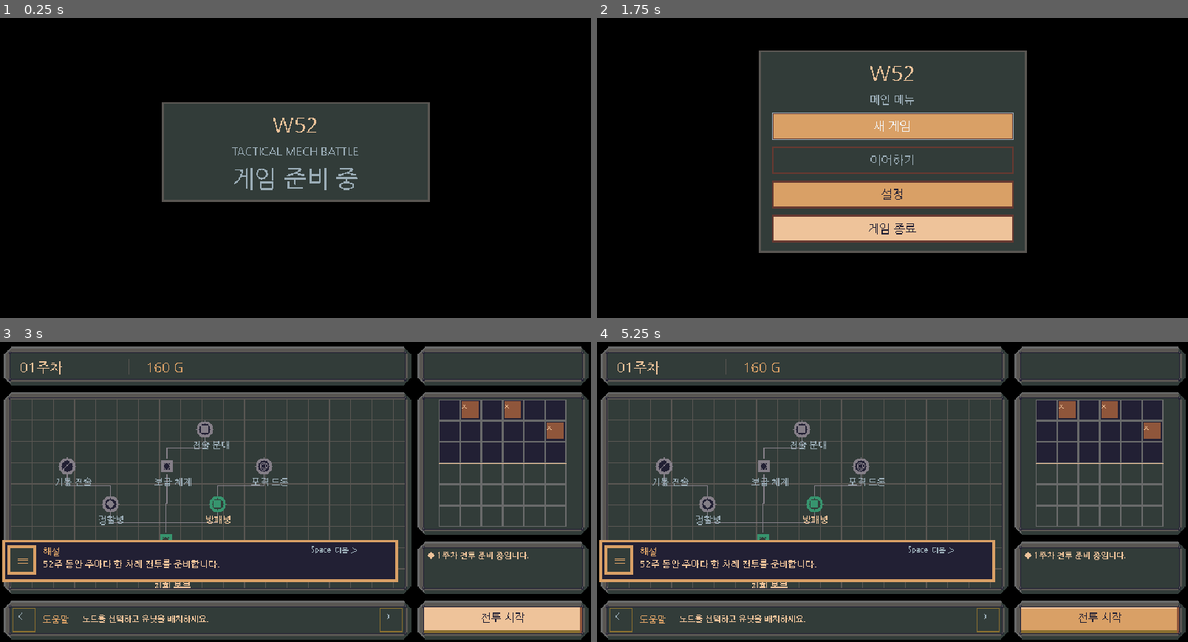
Above: before the commit, frames 1-4 (two rows, left to right).
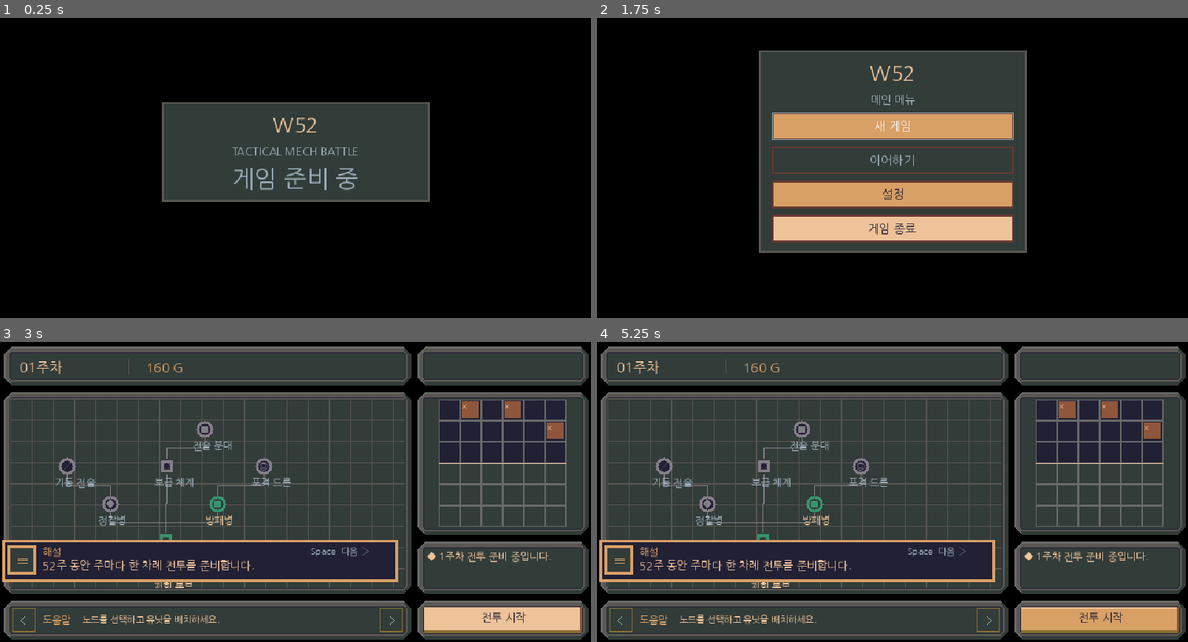
Above: after the commit, the same moments.

Repository: xcliming-svg/w52
Game: Godot game, scene res://main.tscn
Same seed, same stepped clock (60 frames per second), same inputs: the game is played once before the commit and once after it.
Inputs (mouse positions are in pixels of both pictures, inside the frame that each line leads up to):
- Up to frame 1 (0.25 s): no input
- Up to frame 2 (1.75 s): tap Enter at 0.5 s; move the mouse to (1022, 135) at 0.52 s; click (1022, 135) at 0.67 s; tap Space at 0.77, 1.25 s; drag from (774, 168) to (862, 219) at 1.27 s
- Up to frame 3 (3 s): click "새 게임" at 2 s; click (502, 621) at 2.75 s
- Up to frame 4 (5.25 s): click (1099, 621) at 3.5 s; click (1099, 621) at 4.25 s; tap Enter at 5 s; move the mouse to (892, 477) at 5.02 s; click (892, 477) at 5.17 s

The runs differ from the first frame. In frame 1, 0.4% of the frame differs, in the area x 39-61%, y 33-58%; in frame 2, 0.5%; in frame 3, 2.4%, in the area x 1-99%, y 3-98%; in frame 4, 2.4%.

Commit message:
fix(devel): repair 640px Web canvas, bevel screws and Korean type

Diff:
--- a/main.gd
+++ b/main.gd
@@ -23,8 +23,11 @@
 
 
 func _ready() -> void:
-    # Rasterize glyphs in solid pixels on PC and Web, including CJK fallbacks.
-    KOREAN_UI_FONT.set("antialiasing", TextServer.FONT_ANTIALIASING_NONE)
+    # Grayscale coverage repairs small Korean outline strokes at 640x360.
+    # Bevels and viewport scaling remain pixel-aligned and unfiltered.
+    KOREAN_UI_FONT.set("antialiasing", TextServer.FONT_ANTIALIASING_GRAY)
+    KOREAN_UI_FONT.set("hinting", TextServer.HINTING_NORMAL)
+    KOREAN_UI_FONT.set("subpixel_positioning", TextServer.SUBPIXEL_POSITIONING_DISABLED)
     # Web builds do not reliably provide system CJK font fallbacks.
     # Include only the licensed Nanum Gothic Unicode ranges used by the new UI.
     var fallback_fonts: Array[Font] = []
@@ -33,7 +36,9 @@
         if font == null:
             push_error("Missing bundled Korean glyph subset: %d" % part)
         else:
-            font.set("antialiasing", TextServer.FONT_ANTIALIASING_NONE)
+            font.set("antialiasing", TextServer.FONT_ANTIALIASING_GRAY)
+            font.set("hinting", TextServer.HINTING_NORMAL)
+            font.set("subpixel_positioning", TextServer.SUBPIXEL_POSITIONING_DISABLED)
             fallback_fonts.append(font)
     KOREAN_UI_FONT.set_fallbacks(fallback_fonts)
     var ui_theme := Theme.new()
--- a/scripts/game.gd
+++ b/scripts/game.gd
@@ -130,7 +130,7 @@
 
     deploy_button = UI.make_button("배치", Vector2(61, 31))
     deploy_button.position = Vector2(-500, -500)
-    deploy_button.add_theme_font_size_override("font_size", 8)
+    deploy_button.add_theme_font_size_override("font_size", 10)
     deploy_button.size = Vector2(61, 31)
     deploy_button.pressed.connect(_deploy_selected)
     add_child(deploy_button)
@@ -231,11 +231,11 @@
     # Entire node + name bounding box, including selection enlargement.
     var p := (Vector2(node["p"]) * WORLD_SCALE).round()
     var radius := 11.0
-    var label_width := FONT.get_string_size(str(node["name"]), HORIZONTAL_ALIGNMENT_LEFT, -1, 10).x
+    var label_width := FONT.get_string_size(str(node["name"]), HORIZONTAL_ALIGNMENT_LEFT, -1, 11).x
     var left := minf(p.x - radius, p.x - 13.0)
     var right := maxf(p.x + radius, p.x - 13.0 + label_width)
     var top := p.y - radius
-    var bottom := p.y + radius + 2.0 + 10.0 + FONT.get_descent(10)
+    var bottom := p.y + radius + 2.0 + 11.0 + FONT.get_descent(11)
     return Rect2(Vector2(left, top), Vector2(right - left, bottom - top))
 
 func _readable_tree_area() -> Rect2:
@@ -535,7 +535,7 @@
         log_column.remove_child(child)
         child.queue_free()
     for entry in log_items:
-        var label := UI.make_label("◆ " + entry, 9, UI.TEXT)
+        var label := UI.make_label("◆ " + entry, 11, UI.TEXT)
         label.horizontal_alignment = HORIZONTAL_ALIGNMENT_LEFT
         label.autowrap_mode = TextServer.AUTOWRAP_WORD_SMART
         label.custom_minimum_size.x = UI.content_rect("R3").size.x - 15
@@ -611,10 +611,13 @@
 
 
 func _draw_screw(top_left: Vector2i) -> void:
-    # The 3x3 footprint is centered at x+6.5, y+6.5 from the outer corner.
-    draw_rect(Rect2(Vector2(top_left), Vector2(3, 3)), UI.EDGE_DARK)
+    # Five opaque pixels keep the 3px screw centered on the diagonal metal band.
+    # The four footprint corners remain uncovered, protecting the 1px inner rim.
     draw_rect(Rect2(Vector2(top_left + Vector2i(1, 0)), Vector2.ONE), UI.METAL_LIGHT)
+    draw_rect(Rect2(Vector2(top_left + Vector2i(0, 1)), Vector2.ONE), UI.METAL_LIGHT)
     draw_rect(Rect2(Vector2(top_left + Vector2i(1, 1)), Vector2.ONE), UI.METAL_MID)
+    draw_rect(Rect2(Vector2(top_left + Vector2i(2, 1)), Vector2.ONE), UI.METAL_DARK)
+    draw_rect(Rect2(Vector2(top_left + Vector2i(1, 2)), Vector2.ONE), UI.METAL_DARK)
 
 
 func _draw_frame(panel_id: String) -> void:
@@ -631,8 +634,13 @@
     var background := UI.PANEL if button.disabled else (UI.PRIMARY_HOVER if button.is_hovered() else UI.PRIMARY)
     var rect := Rect2(button.position, button.size)
     _box(rect, background, UI.BUTTON_SHADE)
+    # Hand-painted five-pixel stair-step avoids a tiny unreadable glyph.
     var color := UI.MUTED if button.disabled else UI.GAME_BACKGROUND
-    _text(glyph, button.position + Vector2(7, 3), 9, color)
+    var center := Vector2i(button.position + button.size / 2.0)
+    for step in range(5):
+        var dx := (1 - step) if glyph == "〈" else (step - 1)
+        draw_rect(Rect2(center.x + dx, center.y - 4 + step, 1, 1), color)
+        draw_rect(Rect2(center.x + dx, center.y + 4 - step, 1, 1), color)
 
 
 func _draw_action_background() -> void:
@@ -668,8 +676,8 @@
     _text("%s G" % _group_digits(g), Vector2(header.position + Vector2i(147, 7)), 14, UI.GOLD)
     _draw_field()
     var help := UI.content_rect("L3")
-    _text("도움말", Vector2(help.position + Vector2i(35, 7)), 10, UI.GOLD)
-    _text(_help_text(), Vector2(help.position + Vector2i(78, 7)), 9)
+    _text("도움말", Vector2(help.position + Vector2i(35, 7)), 11, UI.GOLD)
+    _text(_help_text(), Vector2(help.position + Vector2i(78, 7)), 10)
     _draw_help_arrow(prev_button, "〈")
     _draw_help_arrow(next_button, "〉")
     _draw_action_background()
@@ -765,7 +773,7 @@
         else:
             _draw_pixel_circle(tree_canvas, center, radius, fill, border)
         _layer_text(tree_canvas, str(node["symbol"]), p + Vector2(-5, -7), 11, border)
-        _layer_text(tree_canvas, str(node["name"]), p + Vector2(-13, radius + 2), 10, UI.MUTED if locked else UI.TEXT)
+        _layer_text(tree_canvas, str(node["name"]), p + Vector2(-13, radius + 2), 11, UI.MUTED if locked else UI.TEXT)
 
 func _draw_popup() -> void:
     if selected_id.is_empty():
@@ -778,7 +786,7 @@
     _layer_text(popup_surface, str(node["name"]), panel.position + Vector2(7, 5), 13)
     var details := str(node["detail"]).split("|")
     for i in range(details.size()):
-        _layer_text(popup_surface, str(details[i]), panel.position + Vector2(7, 29 + i * 13), 10, UI.MUTED)
+        _layer_text(popup_surface, str(details[i]), panel.position + Vector2(7, 29 + i * 13), 11, UI.MUTED)
 
 func _draw_field() -> void:
     var grid := _grid_geometry()
@@ -813,7 +821,7 @@
     _layer_box(dialogue_surface, portrait, UI.NODE_FILL, UI.GOLD)
     var speaker := "해설" if dialogue_index == 0 or dialogue_index == 2 or dialogue_index == 4 else "작전 참모"
     _layer_text(dialogue_surface, "≡" if speaker == "해설" else "◆", Vector2(18, 261), 17, UI.GOLD)
-    _layer_text(dialogue_surface, speaker, Vector2(46, 255), 10, UI.GOLD)
+    _layer_text(dialogue_surface, speaker, Vector2(46, 255), 11, UI.GOLD)
     var lines := _dialogue_content()
-    _layer_text(dialogue_surface, lines[mini(dialogue_index, DIALOGUE_COUNT - 1)], Vector2(46, 269), 10)
-    _layer_text(dialogue_surface, "Space  다음 ›", Vector2(336, 255), 8, UI.MUTED)
+    _layer_text(dialogue_surface, lines[mini(dialogue_index, DIALOGUE_COUNT - 1)], Vector2(46, 269), 12)
+    _layer_text(dialogue_surface, "Space  다음 ›", Vector2(336, 255), 10, UI.MUTED)
--- a/tests/w52_ui_smoke.gd
+++ b/tests/w52_ui_smoke.gd
@@ -106,6 +106,15 @@
         if not token.to_html(false) in allowed:
             push_error("W52 smoke: palette token outside allowed DB32 colors")
             return false
+    if int(ProjectSettings.get_setting("display/window/size/viewport_width")) != 640 \
+            or int(ProjectSettings.get_setting("display/window/size/viewport_height")) != 360:
+        push_error("W52 smoke: logical 16:9 resolution must be exactly 640x360")
+        return false
+    var export_config := FileAccess.get_file_as_string("res://export_presets.cfg")
+    if not export_config.contains("html/canvas_resize_policy=2") \
+            or not export_config.contains("image-rendering: pixelated"):
+        push_error("W52 smoke: adaptive browser canvas nearest-neighbor CSS missing")
+        return false
     if ProjectSettings.get_setting("display/window/stretch/mode") != "viewport" \
             or ProjectSettings.get_setting("display/window/stretch/aspect") != "keep" \
             or ProjectSettings.get_setting("display/window/stretch/scale_mode") != "integer" \
Not shown, changed: export_presets.cfg
Not shown, changed: docs/UI_IMPLEMENTATION_AUDIT.md
